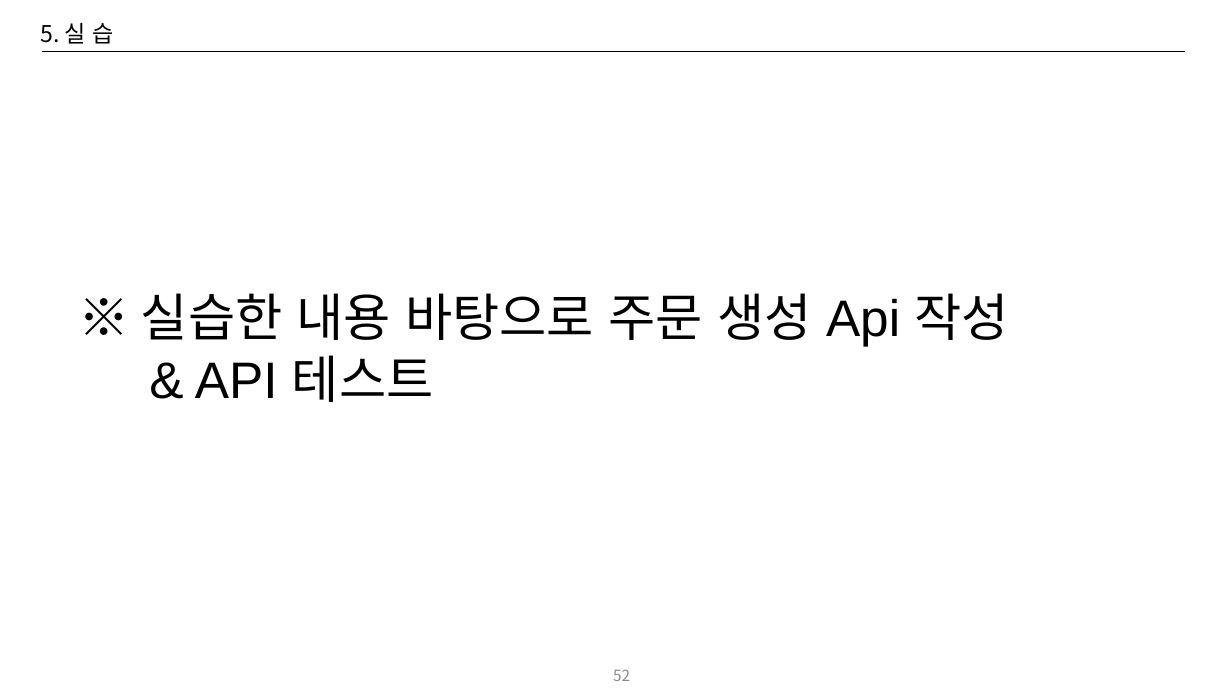
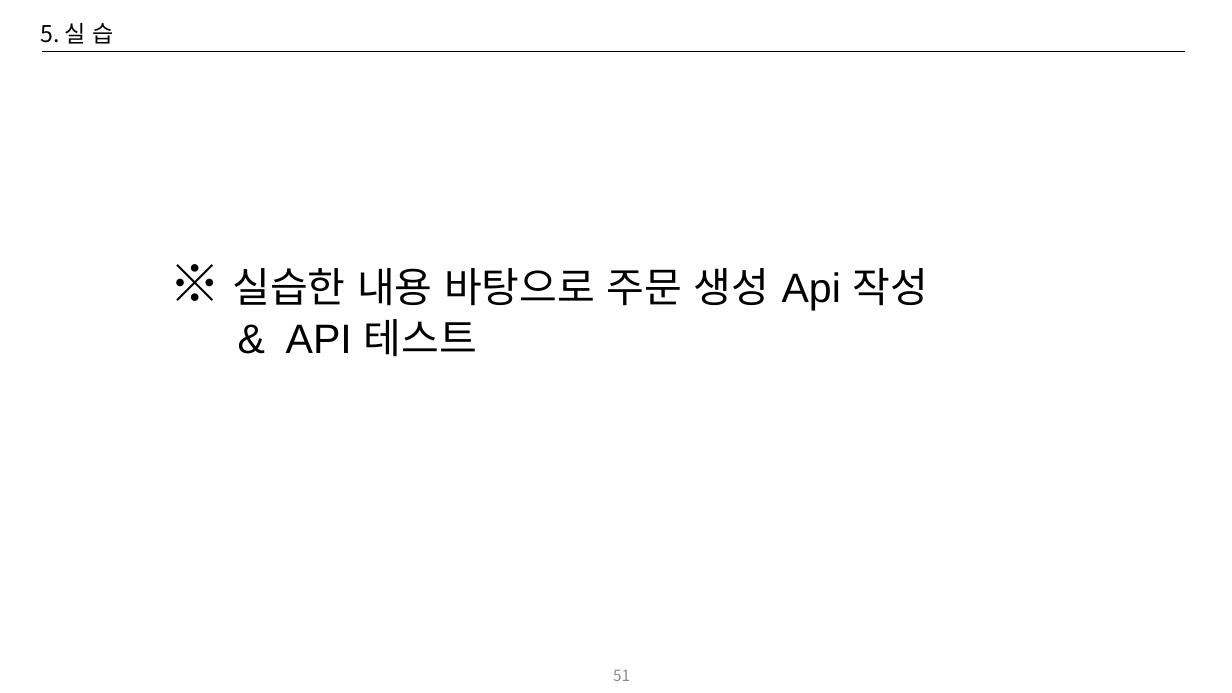
Before and after one commit to CYEOL2/webflux_example, a slide deck: slide 51 of doc/Reactive Programing 교육자료_20250714_v02.pptx (slide 52 before the commit). Drawn at 1232x693 pixels with LibreOffice and Linux fonts; fonts in the diff are those of the drawing. Boxes give left, top, right and bottom in pixels: in the first picture for what was removed or moved away, otherwise in the second. Text is boxed around its words. In the diff, an @@ line names an element or a change of style, - is before the commit and + after.

```diff
--- a/doc/Reactive Programing 교육자료_20250714_v02.pptx
+++ b/doc/Reactive Programing 교육자료_20250714_v02.pptx
@@ text "※ 실습한 내용 바탕으로 주문 ..." moved from (x1=141, y1=293, x2=1008, y2=402) to (x1=232, y1=268, x2=928, y2=357) @@
@@ text "※ 실습한 내용 바탕으로 주문 ..." at (x1=232, y1=268, x2=928, y2=357): size 40 to 32 pt @@
@@ page number at (x1=613, y1=670, x2=630, y2=681): text changed @@
-52
+51
```
Also in this commit, not shown: 16 other slides changed, 3 slides added, 2 slides removed, 4 other files.
